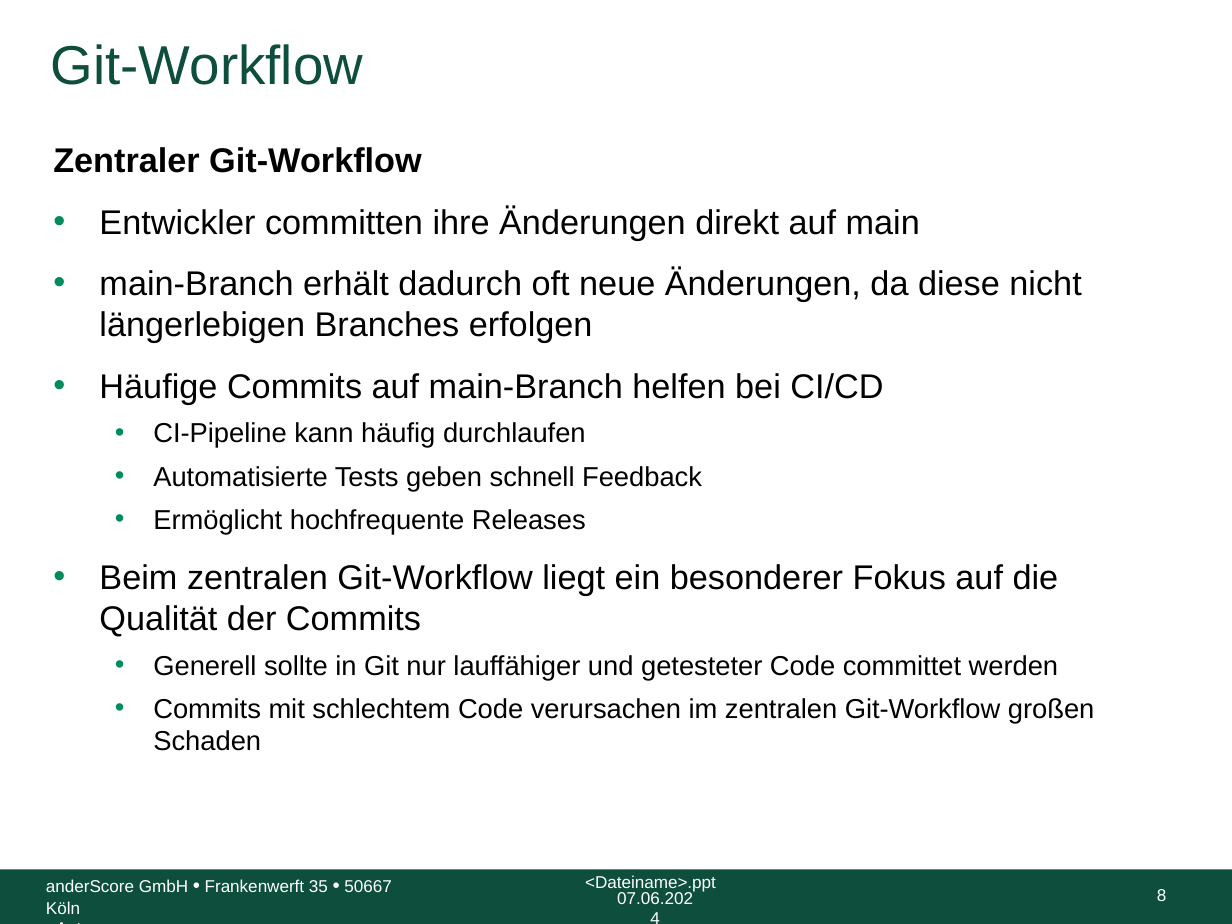
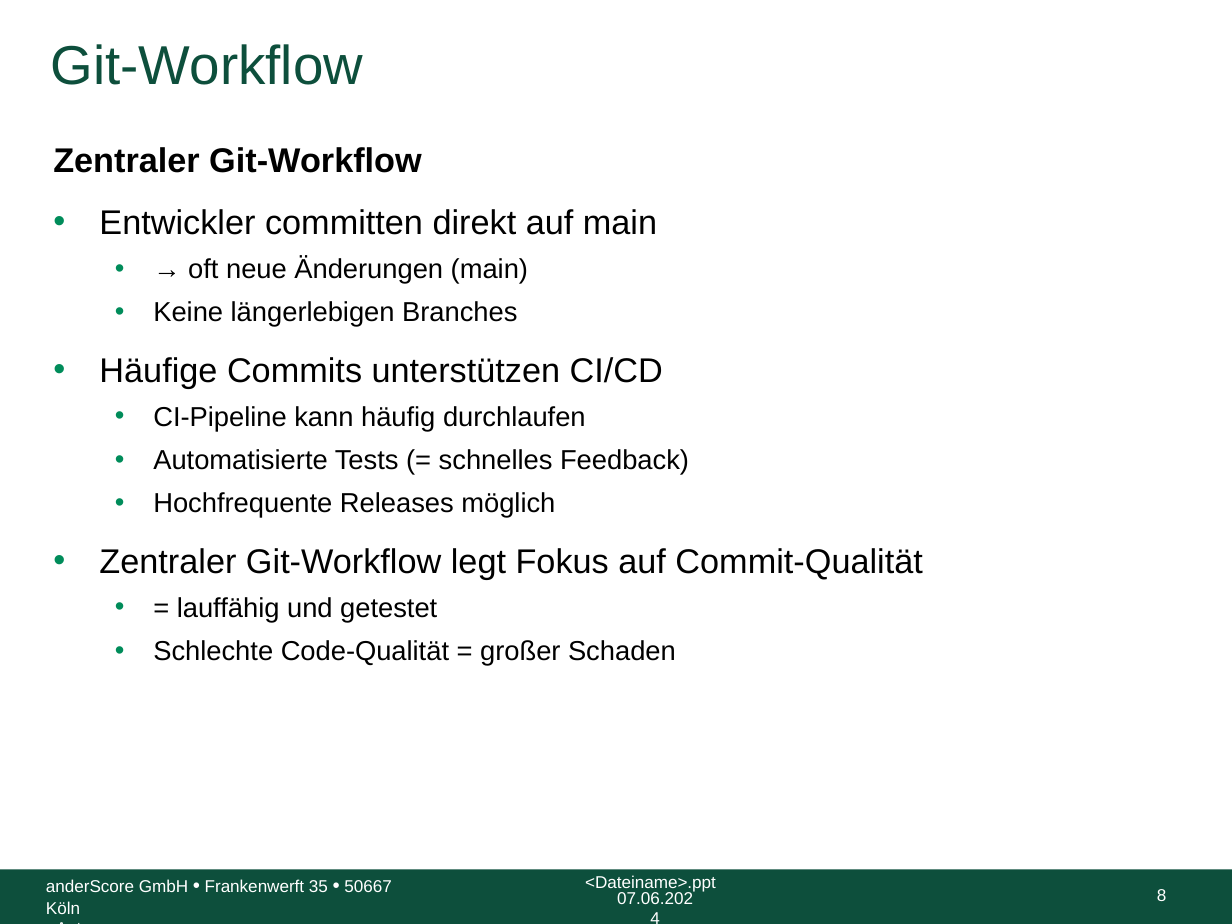
Before and after one commit to anderscore-gmbh/gitlab, a slide deck: slide 8 of slides/Tag-1_6-Git-Workflow-im-Team_Light.pptx. Drawn at 1232x924 pixels with LibreOffice and Linux fonts; fonts in the diff are those of the drawing; background and template pictures are left out. Boxes give left, top, right and bottom in pixels: in the first picture for what was removed or moved away, otherwise in the second. Text is boxed around its words. In the diff, an @@ line names an element or a change of style, - is before the commit and + after.

```diff
--- a/slides/Tag-1_6-Git-Workflow-im-Team_Light.pptx
+++ b/slides/Tag-1_6-Git-Workflow-im-Team_Light.pptx
@@ text at [99,209,663,388]: text changed @@
-• Entwickler committen ihre Änderungen direkt auf main
-• main-Branch erhält dadurch oft neue Änderungen, da diese nicht längerlebigen Branches erfolgen
-• Häufige Commits auf main-Branch helfen bei CI/CD
+• Entwickler committen direkt auf main
+  • → oft neue Änderungen (main)
+  • Keine längerlebigen Branches
+• Häufige Commits unterstützen CI/CD
@@ text at [99,449,922,666]: text changed @@
-  • Automatisierte Tests geben schnell Feedback
-  • Ermöglicht hochfrequente Releases
-• Beim zentralen Git-Workflow liegt ein besonderer Fokus auf die Qualität der Commits
-  • Generell sollte in Git nur lauffähiger und getesteter Code committet werden
-  • Commits mit schlechtem Code verursachen im zentralen Git-Workflow großen Schaden
+  • Automatisierte Tests (= schnelles Feedback)
+  • Hochfrequente Releases möglich
+• Zentraler Git-Workflow legt Fokus auf Commit-Qualität
+  • = lauffähig und getestet
+  • Schlechte Code-Qualität = großer Schaden
```
Also in this commit, not shown: 7 other slides changed.
